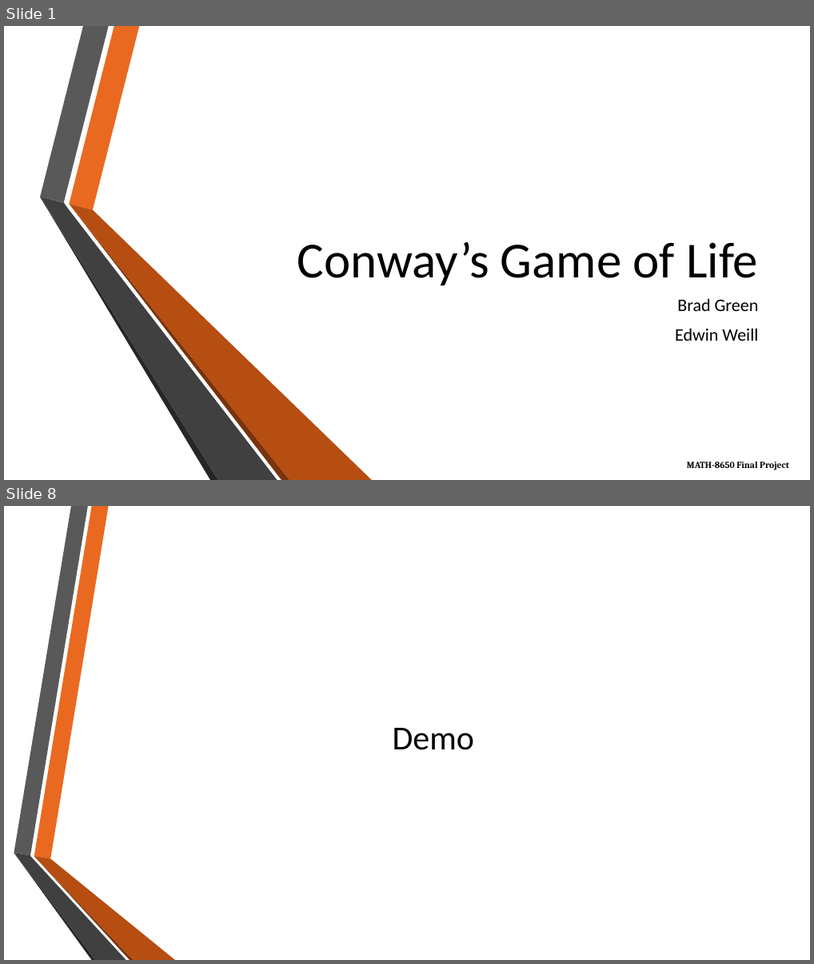
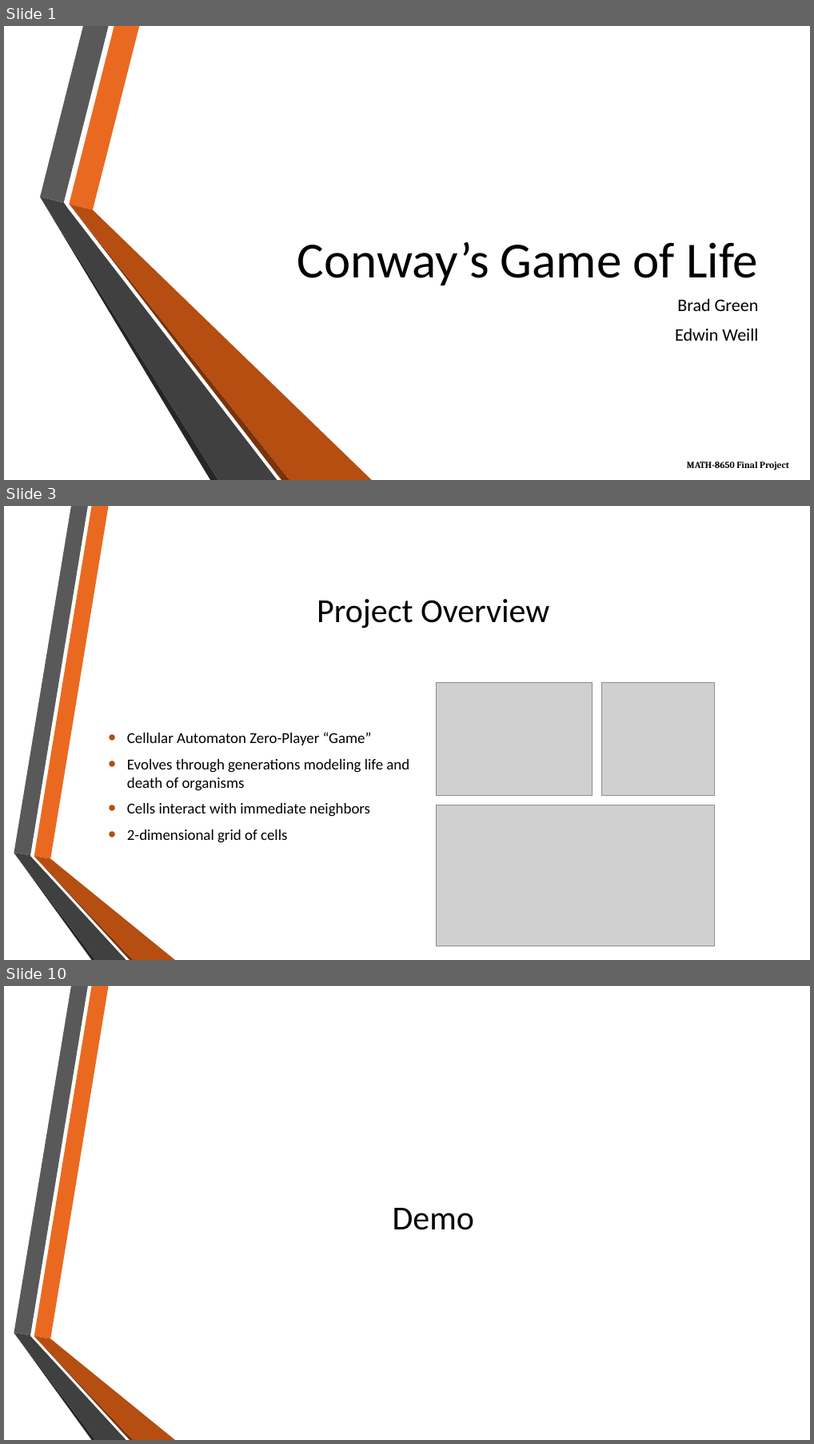
Before and after one commit to eweill/ConwayGameOfLife, a slide deck: presentation/ConwayGameOfLife.pptx. Shown one above the other, each under a label of ours: slides 1 and 8 before the commit, slides 1, 3 and 10 after it; the slides between them are not shown. The pictures are 814x964 and 814x1444 pixels, drawn with LibreOffice and Linux fonts; fonts in the diff are those of the drawing; grey boxes stand for pictures; background and template pictures are left out. Boxes give left, top, right and bottom in pixels: in the first picture for what was removed or moved away, otherwise in the second. Text is boxed around its words. In the diff, an @@ line names an element or a change of style, - is before the commit and + after.

```diff
--- a/presentation/ConwayGameOfLife.pptx
+++ b/presentation/ConwayGameOfLife.pptx
@@ slide 3 added at <box>4,506,810,960</box>, background picture (left out); not listed: 6 template elements that a slide beside it also shows @@
@@ title added at <box>317,599,550,628</box>, 40 pt, text #000000 @@
+Project Overview
@@ picture added at <box>437,683,593,795</box> @@
@@ picture added at <box>602,683,715,795</box> @@
@@ text added at <box>127,732,410,843</box>, 18 pt, text #000000 @@
+• Cellular Automaton Zero-Player “Game”
+• Evolves through generations modeling life and death of organisms
+• Cells interact with immediate neighbors
+• 2-dimensional grid of cells
@@ picture added at <box>437,805,715,946</box> @@
@@ what was slide 8 is now slide 10 @@
```
Also in this commit, not shown: 3 slides changed, 4 other slides added, 3 slides removed, 6 other files.
